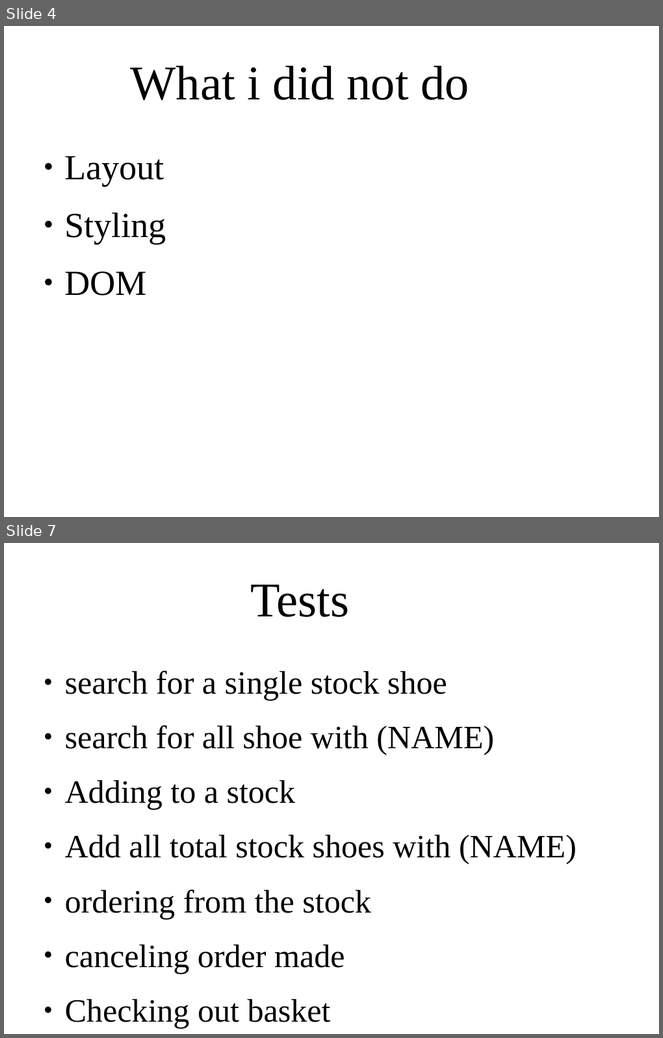
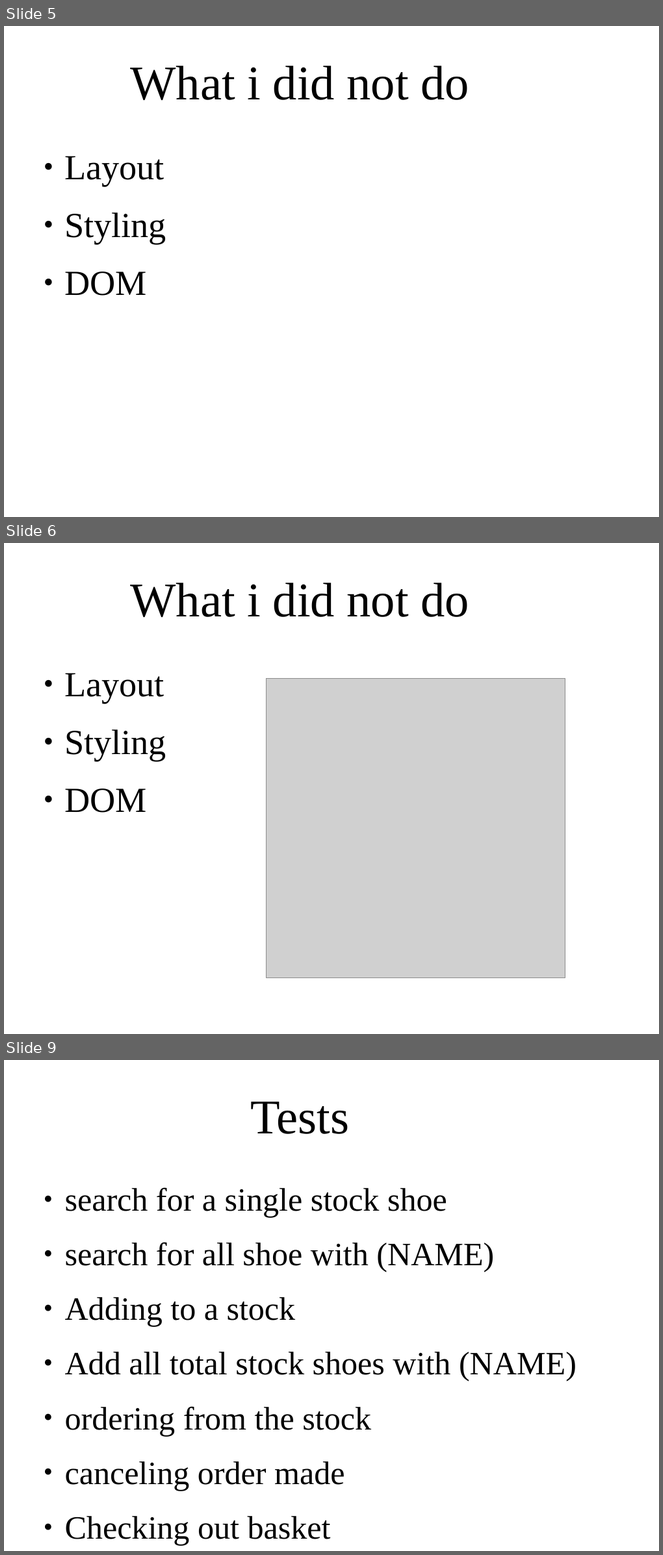
Before and after one commit to TaSiya/shoe, a slide deck: project presentation.odp. Shown one above the other, each under a label of ours: slides 4 and 7 before the commit, slides 5, 6 and 9 after it; the slides between them are not shown. The pictures are 663x1038 and 663x1555 pixels, drawn with LibreOffice and Linux fonts; fonts in the diff are those of the drawing; grey boxes stand for pictures; background and template pictures are left out. Boxes give left, top, right and bottom in pixels: in the first picture for what was removed or moved away, otherwise in the second. Text is boxed around its words. In the diff, an @@ line names an element or a change of style, - is before the commit and + after.

```diff
--- a/project presentation.odp
+++ b/project presentation.odp
@@ slide 6 added at (4,543,659,1034), background picture (left out) @@
@@ title added at (131,583,469,617), 58.7 pt, text #000000 @@
+What i did not do
@@ text added at (65,673,167,813), 42.7 pt, text #000000 @@
+● Layout
+● Styling
+● DOM
@@ picture added at (266,679,566,979) @@
@@ what was slide 4 is now slide 5 @@
@@ what was slide 7 is now slide 9 @@
```
Also in this commit, not shown: 1 other slide added, 1 other file.
